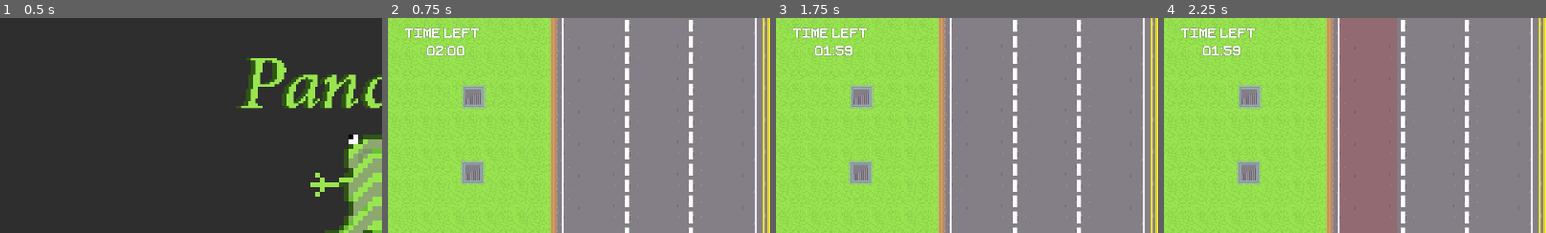
Above: before the commit, frames 1-4 (left to right).
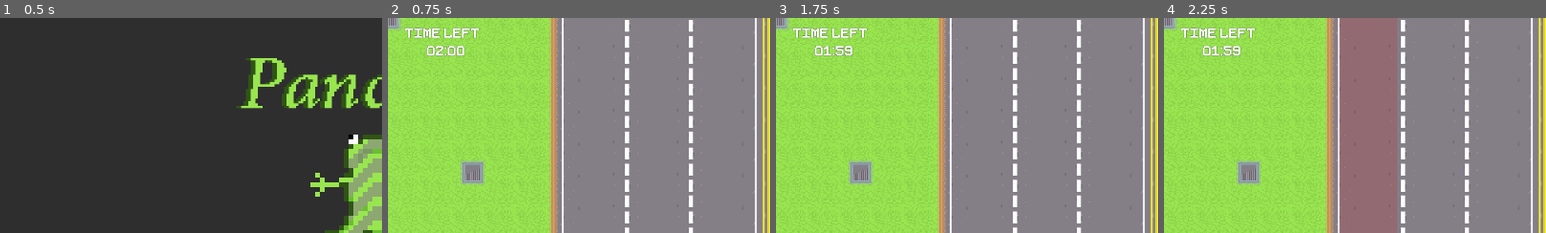
Above: after the commit, the same moments.

Repository: lewis785/gmtk-game-jam-2023
Game: Godot game, scene res://scenes/ui/StartScreen.tscn
The game is run twice, just before and just after one commit, with the same random seed, the same clock (stepped at 60 frames per second) and the same inputs. Sound files missing from this copy of the repository are replaced by a short silence.
Inputs (mouse positions are % of the whole screen's width and height, from its top left):
- Up to frame 1 (0.5 s): no input
- Up to frame 2 (0.75 s): click "Start" at 0.5 s
- Up to frame 3 (1.75 s): tap Enter at 1.25 s; move the mouse to (72, 45) at 1.27 s; click (72, 45) at 1.42 s
- Up to frame 4 (2.25 s): move the mouse to (30, 55) at 2.02 s; click (30, 55) at 2.17 s
The pictures show only the part of the screen within x 0-50%, y 0-50%; the shares and areas given below are measured in that part.

Frame 1 is identical in both runs. In frame 2, 0.8% of the frame differs, in the area x 0-26%, y 0-43%; in frame 3, 0.8%; in frame 4, 0.8%.

Commit message:
REMOVE timer from crosser spawn scene

Diff:
--- a/scenes/person/CrosserSpawn.gd
+++ b/scenes/person/CrosserSpawn.gd
@@ -1,3 +1,4 @@
+class_name CrosserSpawn
 extends Area2D
 
 @export var crossers: Array[PackedScene]
@@ -21,14 +22,3 @@
 	tween.parallel().tween_property(crosser, "scale", Vector2(1.5, 1.5), 1)
 	tween.parallel().tween_property(crosser, "position:y" , -4, 1).as_relative()
 	self.add_child(crosser)
-
-func _on_timer_timeout():
-	time_since_last += 1
-	if time_since_last < min_spacing:
-		return
-
-	var random_number = rng.randf_range(0.0, 1.0)
-
-	if random_number <= spawn_change:
-		time_since_last = 0
-		spawn_crosser()
--- a/scenes/person/CrosserSpawn.tscn
+++ b/scenes/person/CrosserSpawn.tscn
@@ -8,7 +8,6 @@
 [sub_resource type="RectangleShape2D" id="RectangleShape2D_vjfrs"]
 
 [node name="CrosserSpawn" type="Area2D"]
-position = Vector2(85, 79)
 monitoring = false
 script = ExtResource("1_qqq6k")
 crossers = Array[PackedScene]([ExtResource("2_kydkh"), ExtResource("3_j5tfa")])
@@ -19,11 +18,6 @@
 position = Vector2(1, 0)
 texture = ExtResource("3_xietd")
 
-[node name="Timer" type="Timer" parent="."]
-autostart = true
-
 [node name="CollisionShape2D" type="CollisionShape2D" parent="."]
 visible = false
 shape = SubResource("RectangleShape2D_vjfrs")
-
-[connection signal="timeout" from="Timer" to="." method="_on_timer_timeout"]
